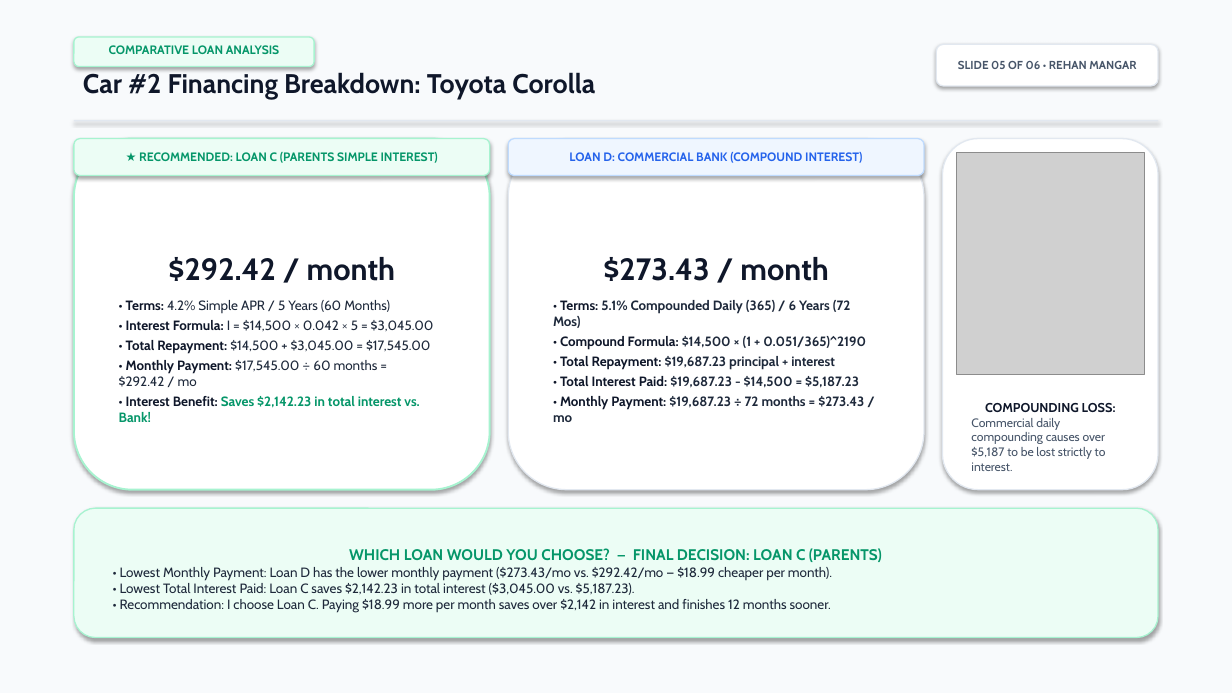
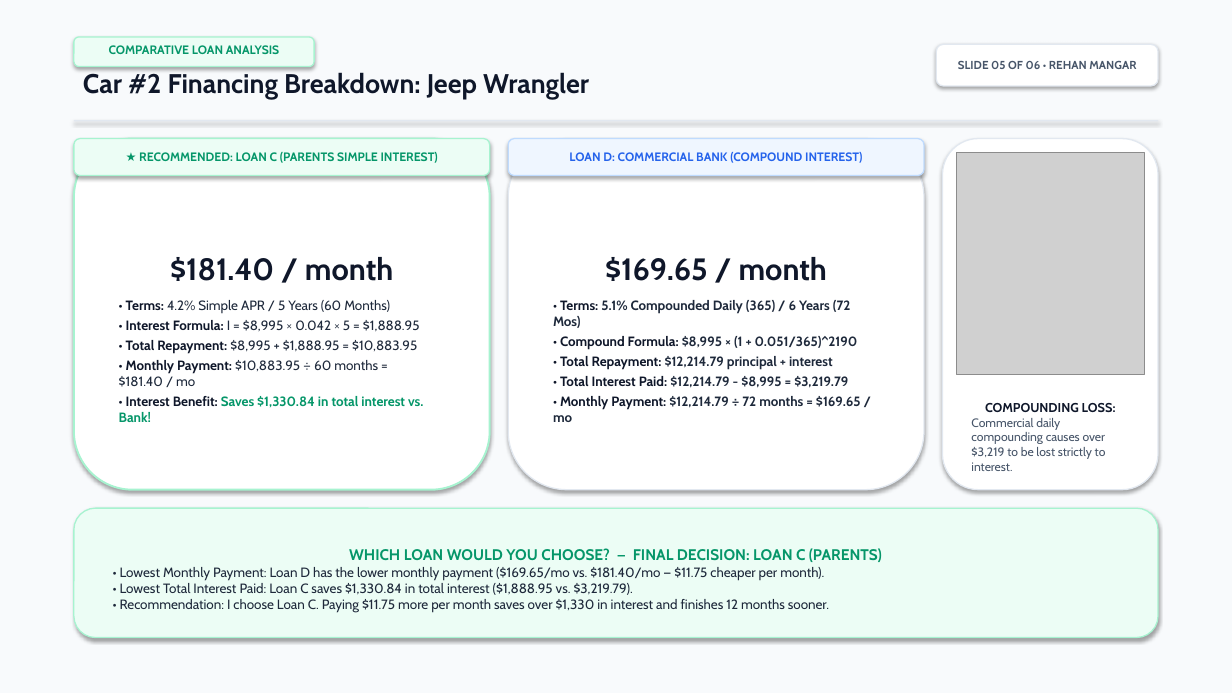
Before and after one commit to StwFate/Physics_Site, a slide deck: slide 5 of Car_Buying_Project/Buying_Your_First_Car_Presentation.pptx. Drawn at 1232x693 pixels with LibreOffice and Linux fonts; fonts in the diff are those of the drawing; grey boxes stand for pictures. Boxes give left, top, right and bottom in pixels: in the first picture for what was removed or moved away, otherwise in the second. Text is boxed around its words. In the diff, an @@ line names an element or a change of style, - is before the commit and + after.

Commit message:
feat: update Car #2 to 2012 Jeep Wrangler Unlimited Sport 4WD with verified loan calculations, updated worksheets, and revised presentation deck

```diff
--- a/Car_Buying_Project/Buying_Your_First_Car_Presentation.pptx
+++ b/Car_Buying_Project/Buying_Your_First_Car_Presentation.pptx
@@ text at (x1=83, y1=72, x2=589, y2=99): text changed @@
-Car #2 Financing Breakdown: Toyota Corolla
+Car #2 Financing Breakdown: Jeep Wrangler
@@ text in rounded rectangle at (x1=170, y1=257, x2=393, y2=281): text changed @@
-$292.42 / month
+$181.40 / month
@@ text in rounded rectangle at (x1=605, y1=257, x2=827, y2=281): text changed @@
-$273.43 / month
+$169.65 / month
@@ text in rounded rectangle at (x1=119, y1=320, x2=423, y2=422): text changed @@
-• Interest Formula: I = $14,500 × 0.042 × 5 = $3,045.00
-• Total Repayment: $14,500 + $3,045.00 = $17,545.00
-• Monthly Payment: $17,545.00 ÷ 60 months = $292.42 / mo
-• Interest Benefit: Saves $2,142.23 in total interest vs. Bank!
+• Interest Formula: I = $8,995 × 0.042 × 5 = $1,888.95
+• Total Repayment: $8,995 + $1,888.95 = $10,883.95
+• Monthly Payment: $10,883.95 ÷ 60 months = $181.40 / mo
+• Interest Benefit: Saves $1,330.84 in total interest vs. Bank!
@@ text in rounded rectangle at (x1=553, y1=336, x2=861, y2=422): text changed @@
-• Compound Formula: $14,500 × (1 + 0.051/365)^2190
-• Total Repayment: $19,687.23 principal + interest
-• Total Interest Paid: $19,687.23 - $14,500 = $5,187.23
-• Monthly Payment: $19,687.23 ÷ 72 months = $273.43 / mo
+• Compound Formula: $8,995 × (1 + 0.051/365)^2190
+• Total Repayment: $12,214.79 principal + interest
+• Total Interest Paid: $12,214.79 - $8,995 = $3,219.79
+• Monthly Payment: $12,214.79 ÷ 72 months = $169.65 / mo
@@ text in rounded rectangle at (x1=971, y1=418, x2=1106, y2=471): text changed @@
-Commercial daily compounding causes over $5,187 to be lost strictly to interest.
+Commercial daily compounding causes over $3,219 to be lost strictly to interest.
@@ text in rounded rectangle at (x1=120, y1=567, x2=829, y2=613): text changed @@
-• Lowest Monthly Payment: Loan D has the lower monthly payment ($273.43/mo vs. $292.42/mo — $18.99 cheaper per month).
-• Lowest Total Interest Paid: Loan C saves $2,142.23 in total interest ($3,045.00 vs. $5,187.23).
-• Recommendation: I choose Loan C. Paying $18.99 more per month saves over $2,142 in interest and finishes 12 months sooner.
+• Lowest Monthly Payment: Loan D has the lower monthly payment ($169.65/mo vs. $181.40/mo — $11.75 cheaper per month).
+• Lowest Total Interest Paid: Loan C saves $1,330.84 in total interest ($1,888.95 vs. $3,219.79).
+• Recommendation: I choose Loan C. Paying $11.75 more per month saves over $1,330 in interest and finishes 12 months sooner.
```
Also in this commit, not shown: 2 other slides changed, 5 other files.
